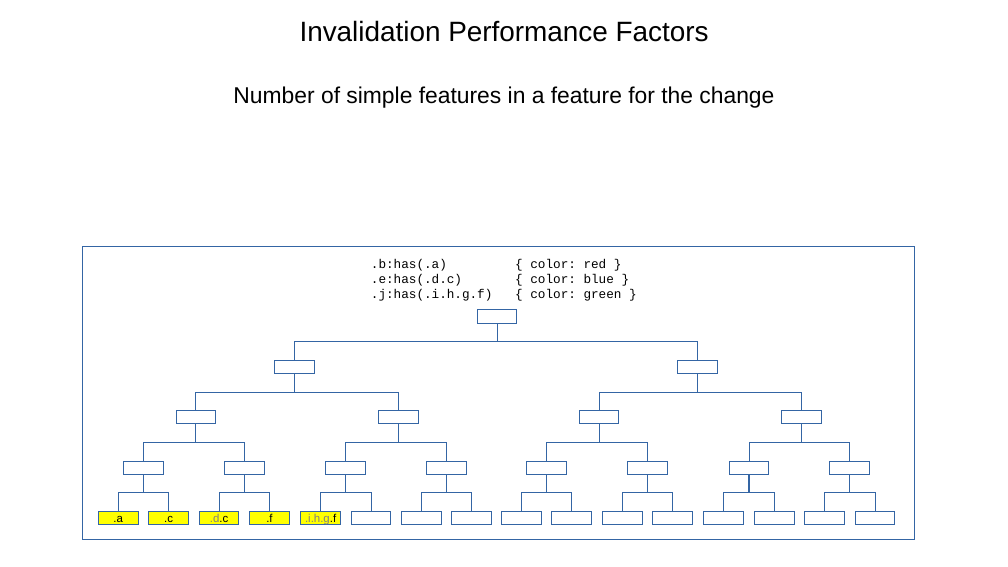
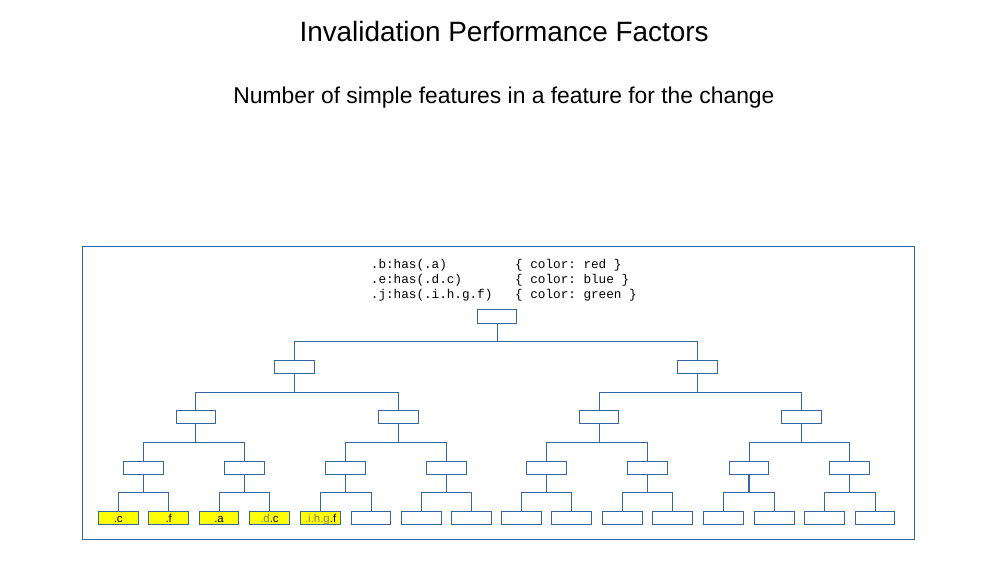
Before and after one commit to Igalia/explainers, a slide deck: slide 25 of css/has/images/has_invalidation.odp. Drawn at 1008x567 pixels with LibreOffice and Linux fonts; fonts in the diff are those of the drawing. Boxes give left, top, right and bottom in pixels: in the first picture for what was removed or moved away, otherwise in the second. Text is boxed around its words. In the diff, an @@ line names an element or a change of style, - is before the commit and + after.

```diff
--- a/css/has/images/has_invalidation.odp
+++ b/css/has/images/has_invalidation.odp
@@ rectangle ".c": place and size @@
-rectangle ".c" at [149, 511, 188, 524]
+rectangle ".c" at [99, 511, 138, 524]
@@ rectangle ".f": place and size @@
-rectangle ".f" at [250, 511, 289, 524]
+rectangle ".f" at [149, 511, 188, 524]
@@ rectangle ".a": place and size @@
-rectangle ".a" at [99, 511, 138, 524]
+rectangle ".a" at [199, 511, 239, 524]
@@ rectangle ".d.c": place and size @@
-rectangle ".d.c" at [199, 511, 239, 524]
+rectangle ".d.c" at [250, 511, 289, 524]
```
Also in this commit, not shown: 1 other slide changed, 5 other files.
